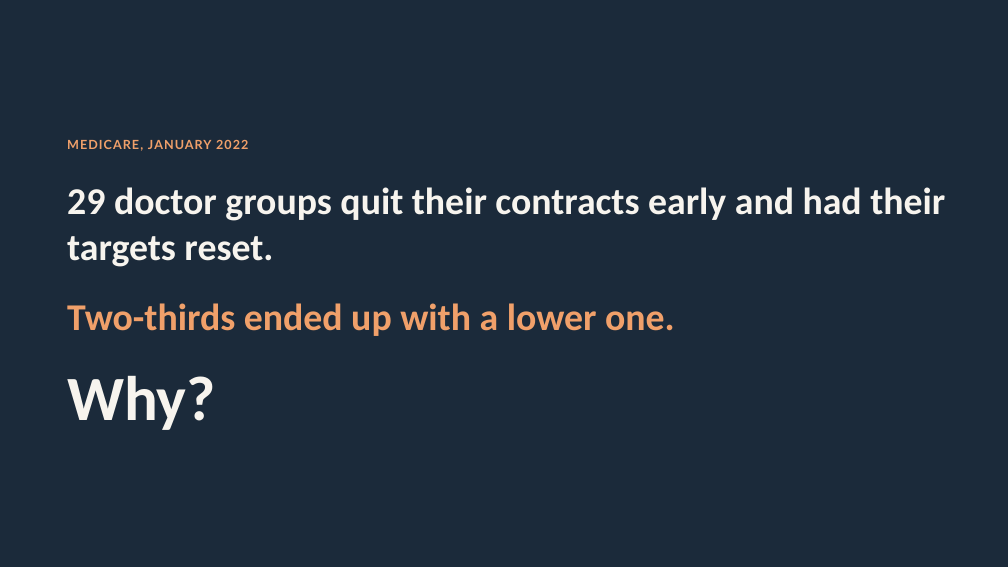
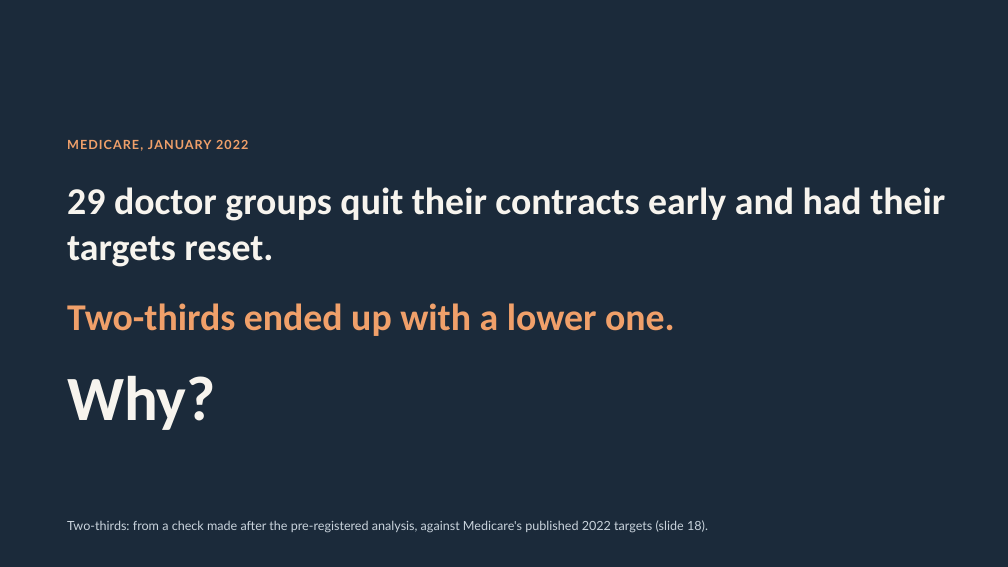
Before and after one commit to stharrold/stharrold.github.io, a slide deck: slide 1 of content/static/20261027-preregistered-mssp-early-renewal/video-slides.pptx. Drawn at 1008x567 pixels with LibreOffice and Linux fonts; fonts in the diff are those of the drawing. Boxes give left, top, right and bottom in pixels: in the first picture for what was removed or moved away, otherwise in the second. Text is boxed around its words. In the diff, an @@ line names an element or a change of style, - is before the commit and + after.

```diff
--- a/content/static/20261027-preregistered-mssp-early-renewal/video-slides.pptx
+++ b/content/static/20261027-preregistered-mssp-early-renewal/video-slides.pptx
@@ text added at [67,520,708,533], 12 pt, text #C9D3DC @@
+Two-thirds: from a check made after the pre-registered analysis, against Medicare's published 2022 targets (slide 18).
```
Also in this commit, not shown: 5 other files.
